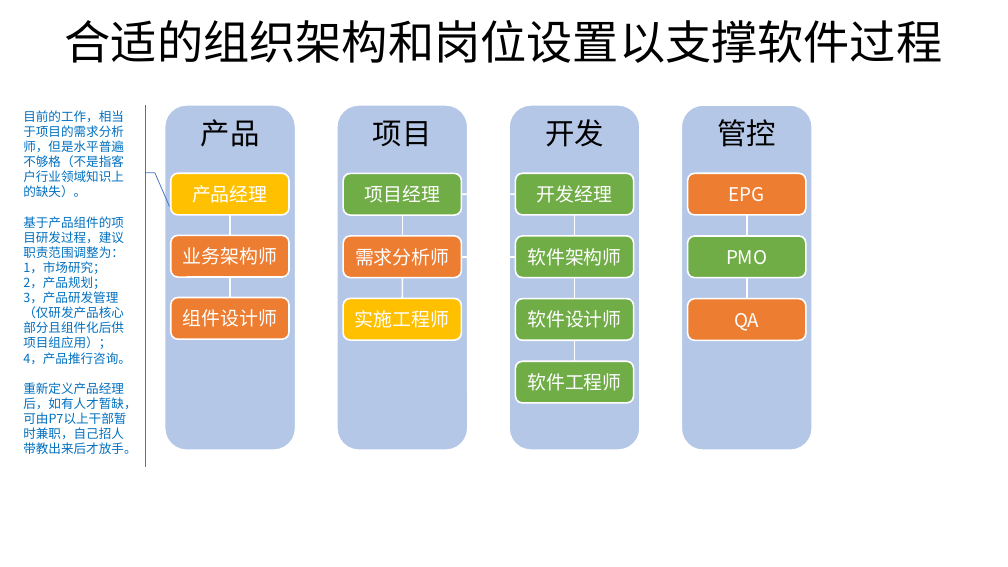
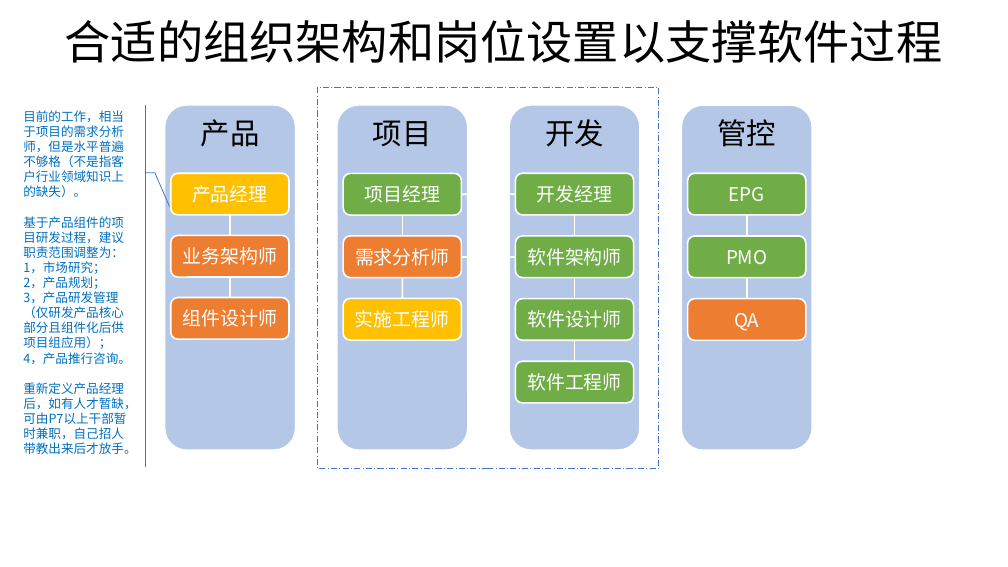
Before and after one commit to phenixiii/software-engineering-technology, a slide deck: slide 7 of ISO/作业指导书/00软件实现和服务提供作业指导书.pptx. Drawn at 1008x567 pixels with LibreOffice and Linux fonts; fonts in the diff are those of the drawing. Boxes give left, top, right and bottom in pixels: in the first picture for what was removed or moved away, otherwise in the second. Text is boxed around its words. In the diff, an @@ line names an element or a change of style, - is before the commit and + after.

```diff
--- a/ISO/作业指导书/00软件实现和服务提供作业指导书.pptx
+++ b/ISO/作业指导书/00软件实现和服务提供作业指导书.pptx
@@ rectangle added at [318, 87, 658, 469], outline #4472C4 0.75 pt dashed @@
@@ rounded rectangle "EPG" at [688, 173, 806, 215]: fill #ED7D31 to #70AD47 @@
```
Also in this commit, not shown: 11 other slides changed, 11 slides added, 2 other files.
